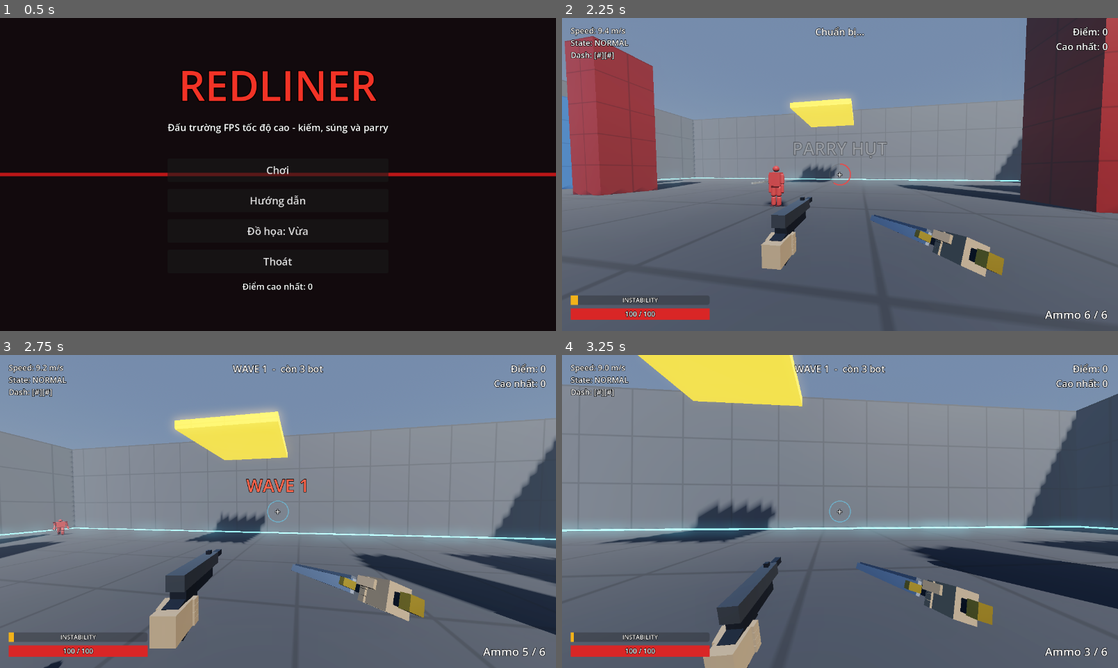
Above: before the commit, frames 1-4 (two rows, left to right).
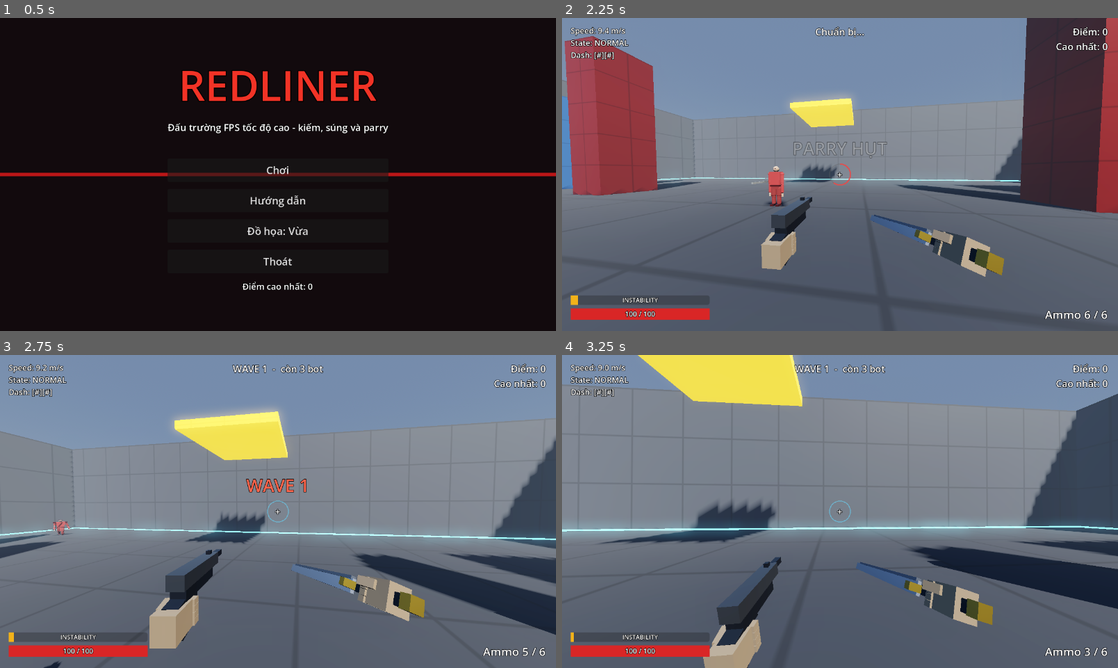
Above: after the commit, the same moments.

Repository: halo07-pixel/redliner
Game: Godot game, scene res://scenes/menu.tscn
The game is run twice, just before and just after one commit, with the same random seed, the same clock (stepped at 60 frames per second) and the same inputs.
Inputs (mouse positions are in pixels of both pictures, inside the frame that each line leads up to):
- Up to frame 1 (0.5 s): no input
- Up to frame 2 (2.25 s): click "Chơi" at 0.5 s; move the mouse to (867, 174) at 1.27 s; hold Right mouse button (grapple) 1.28-2.03 s; hold W (move_forward) from 1.28 s (still down); click (867, 174) at 1.42 s; tap Space (jump) at 1.52 s; tap F (parry) at 1.55, 2.1 s; move the mouse to (812, 174) at 2.02 s
- Up to frame 3 (2.75 s): keep holding W (move_forward); tap Space (jump) at 2.27 s; tap E (shoot) at 2.3 s
- Up to frame 4 (3.25 s): keep holding W (move_forward); move the mouse to (851, 505) at 2.77 s; hold E (shoot) from 2.78 s (still down); tap Ctrl (slide) at 3.05 s

Frame 1 is identical in both runs. In frame 2, 0.1% of the frame differs, in the area x 37-40%, y 47-61%; in frame 3, less than 0.1%; in frame 4, nothing differs.

Commit message:
feat(character): làm đẹp nhân vật bằng code, hoạt ảnh có quán tính (M7.5)
Hình nhân chi tiết hơn (cổ, bàn tay, bàn chân, khớp tròn) + chi tiết riêng cho ba loại bot;
khớp đi qua lò xo; chu kỳ chạy nhún hông/xoay thân/lật chân; đứng yên thở và đổi trọng tâm;
chém có hạ người và lao tới; bị đánh khuỵu gối; ngã nảy nhẹ. Cập nhật test và HANDOFF.

Co-Authored-By: Claude Sonnet 5.5 <noreply@anthropic.com>
Claude-Session: https://claude.ai/code/session_011ynLRm6gcKnw9wzzKe29Zc

Diff:
--- a/scripts/global.gd
+++ b/scripts/global.gd
@@ -91,11 +91,13 @@
 ## Hình dáng khung xương theo loại (M7.1). shoulder/bulk = hệ số rộng vai / dày thân;
 ## armor 0=không, 1=vai nhỏ, 2=vai lớn+ngực; weapon: "none"/"sword"/"gun"; glow = vạch sáng (emissive).
 const RIG: Dictionary = {
-	"dummy": {"shoulder": 1.0, "bulk": 1.0, "armor": 0, "weapon": "none", "glow": false},
-	"swordsman": {"shoulder": 1.25, "bulk": 1.1, "armor": 1, "weapon": "sword", "glow": false},
-	"gunner": {"shoulder": 0.85, "bulk": 0.8, "armor": 0, "weapon": "gun", "glow": false},
-	"elite": {"shoulder": 1.4, "bulk": 1.3, "armor": 2, "weapon": "sword", "glow": true},
-}
+	"dummy": {"shoulder": 1.0, "bulk": 1.0, "armor": 0, "weapon": "none", "glow": false, "style": "none"},
+	"swordsman": {"shoulder": 1.25, "bulk": 1.1, "armor": 1, "weapon": "sword", "glow": false, "style": "ronin"},
+	"gunner": {"shoulder": 0.85, "bulk": 0.8, "armor": 0, "weapon": "gun", "glow": false, "style": "ranger"},
+	"elite": {"shoulder": 1.4, "bulk": 1.3, "armor": 2, "weapon": "sword", "glow": true, "style": "guard"},
+}
+## Màu da dùng chung cho đầu, cổ, bàn tay (thân/quần áo lấy màu theo loại bot).
+const SKIN_COLOR: Color = Color(0.84, 0.68, 0.57)
 
 ## Hoạt ảnh thân (M7.2). Góc tính bằng độ; +x của khớp = vung về phía trước (-Z).
 const ANIM: Dictionary = {
@@ -106,7 +108,15 @@
 	"arm_swing": 40.0,
 	"lean_per_speed": 0.8,   # độ nghiêng thân mỗi m/s
 	"lean_max": 12.0,
-	"blend": 10.0,           # tốc độ pha trộn tư thế (lớn = nhanh)
+	# Lò xo cho mỗi khớp: k = độ cứng, c = giảm chấn (c = 2*sqrt(k)*zeta; zeta < 1 thì có nảy nhẹ).
+	"joint_k": 260.0,
+	"joint_c": 25.0,
+	"hip_bob": 0.035,        # hông nhún lên xuống theo bước chạy (m)
+	"hip_twist": 7.0,        # hông xoay theo bước (độ)
+	"spine_twist": 11.0,     # thân xoay ngược hông (độ)
+	"lunge": 0.14,           # lao tới khi chém (m, chỉ hiển thị)
+	"anticip_drop": 0.09,    # hạ người trước khi chém (m)
+	"idle_look": 12.0,       # góc quay đầu nhìn quanh khi đứng yên (độ)
 	"dash_time": 0.3,        # thời gian giữ tư thế dash
 	"slide_drop": 0.38,      # hạ hông khi trượt (m)
 	# Hoạt ảnh chiến đấu chồng lên di chuyển (M7.3). Thời lượng tính bằng giây.
--- a/scripts/mannequin.gd
+++ b/scripts/mannequin.gd
@@ -10,6 +10,7 @@
 const JOINT_NAMES: Array = [
 	"hips", "spine", "head", "shoulder_l", "elbow_l", "shoulder_r", "elbow_r",
 	"hip_l", "knee_l", "hip_r", "knee_r", "hand_r",
+	"hand_l", "ankle_l", "ankle_r",
 ]
 
 @export var color: Color = Color(0.85, 0.85, 0.9)
@@ -27,47 +28,65 @@
 	var rig: Dictionary = Global.RIG.get(kind, Global.RIG["dummy"])
 	var sw: float = rig["shoulder"]
 	var bulk: float = rig["bulk"]
-
-	var body := _mat(color, 0.3, 0.6)
-	var dark := _mat(color.darkened(0.45), 0.7, 0.4)
+	var style: String = rig.get("style", "none")
+
+	var cloth := _mat(color, 0.05, 0.85)                       # áo
+	var pants := _mat(color.darkened(0.3), 0.05, 0.85)         # quần
+	var dark := _mat(color.darkened(0.5), 0.7, 0.4)            # giáp, đai, bốt
+	var skin := _mat(Global.SKIN_COLOR, 0.0, 0.8)              # da
 
 	var hips := _joint("hips", self, Vector3(0.0, 0.92, 0.0))
 	var spine := _joint("spine", hips, Vector3.ZERO)
-	_mesh(spine, _box(Vector3(0.5 * sw, 0.62, 0.28 * bulk)), Vector3(0.0, 0.3, 0.0), body)
-	_mesh(hips, _box(Vector3(0.36 * sw, 0.2, 0.24 * bulk)), Vector3(0.0, 0.0, 0.0), dark)
+	# Thân: ngực (child đầu tiên của spine), bụng, đai, cổ.
+	_mesh(spine, _box(Vector3(0.5 * sw, 0.36, 0.28 * bulk)), Vector3(0.0, 0.44, 0.0), cloth)
+	_mesh(spine, _box(Vector3(0.4 * sw, 0.28, 0.24 * bulk)), Vector3(0.0, 0.14, 0.0), cloth)
+	_mesh(spine, _box(Vector3(0.43 * sw, 0.07, 0.27 * bulk)), Vector3(0.0, 0.0, 0.0), dark)
+	_mesh(spine, _box(Vector3(0.1, 0.12, 0.1)), Vector3(0.0, 0.61, 0.0), skin)
+	_mesh(hips, _box(Vector3(0.34 * sw, 0.18, 0.24 * bulk)), Vector3(0.0, -0.06, 0.0), pants)
+
 	var head := _joint("head", spine, Vector3(0.0, 0.62, 0.0))
 	var hm := SphereMesh.new()
-	hm.radius = 0.14
-	hm.height = 0.28
-	_mesh(head, hm, Vector3(0.0, 0.14, 0.0), body)
+	hm.radius = 0.13
+	hm.height = 0.26
+	_mesh(head, hm, Vector3(0.0, 0.13, 0.0), skin)
+	for ex in [-1.0, 1.0]:
+		_mesh(head, _box(Vector3(0.03, 0.02, 0.01)), Vector3(0.05 * ex, 0.15, -0.125), dark)   # mắt
 
 	for side in [-1, 1]:
 		var tag: String = "l" if side < 0 else "r"
 		var sh := _joint("shoulder_" + tag, spine, Vector3(0.3 * sw * side, 0.52, 0.0))
-		_mesh(sh, _capsule(0.08 * bulk, 0.5), Vector3(0.0, -0.22, 0.0), body)
+		_mesh(sh, _sphere(0.085 * bulk), Vector3.ZERO, cloth)
+		_mesh(sh, _capsule(0.075 * bulk, 0.5), Vector3(0.0, -0.22, 0.0), cloth)
 		var el := _joint("elbow_" + tag, sh, Vector3(0.0, -0.45, 0.0))
-		_mesh(el, _capsule(0.07 * bulk, 0.44), Vector3(0.0, -0.2, 0.0), body)
+		_mesh(el, _sphere(0.065 * bulk), Vector3.ZERO, cloth)
+		_mesh(el, _capsule(0.062 * bulk, 0.44), Vector3(0.0, -0.2, 0.0), cloth)
+		var hnd := _joint("hand_" + tag, el, Vector3(0.0, -0.42, 0.0))
+		_mesh(hnd, _box(Vector3(0.08, 0.09, 0.045)), Vector3(0.0, -0.045, 0.0), skin)   # lòng bàn tay
+		_mesh(hnd, _box(Vector3(0.075, 0.065, 0.04)), Vector3(0.0, -0.115, 0.0), skin)  # các ngón
 		var hp := _joint("hip_" + tag, hips, Vector3(0.13 * side, -0.05, 0.0))
-		_mesh(hp, _capsule(0.12 * bulk, 0.5), Vector3(0.0, -0.22, 0.0), body)
+		_mesh(hp, _capsule(0.115 * bulk, 0.5), Vector3(0.0, -0.22, 0.0), pants)
 		var kn := _joint("knee_" + tag, hp, Vector3(0.0, -0.45, 0.0))
-		_mesh(kn, _capsule(0.1 * bulk, 0.48), Vector3(0.0, -0.22, 0.0), body)
-		_mesh(kn, _box(Vector3(0.16, 0.08, 0.26)), Vector3(0.0, -0.43, -0.04), dark)
+		_mesh(kn, _sphere(0.095 * bulk), Vector3.ZERO, pants)
+		_mesh(kn, _capsule(0.088 * bulk, 0.42), Vector3(0.0, -0.18, 0.0), pants)
+		var ak := _joint("ankle_" + tag, kn, Vector3(0.0, -0.38, 0.0))
+		_mesh(ak, _box(Vector3(0.13, 0.08, 0.27)), Vector3(0.0, 0.0, -0.05), dark)      # bốt
+		_mesh(ak, _box(Vector3(0.12, 0.1, 0.12)), Vector3(0.0, 0.07, 0.02), dark)       # cổ bốt
 		if int(rig["armor"]) >= 1:
 			var pad: float = 0.2 if int(rig["armor"]) == 1 else 0.3
 			_mesh(sh, _box(Vector3(pad, 0.08, pad)), Vector3(0.02 * side, 0.06, 0.0), dark)
 
 	if int(rig["armor"]) >= 2:
 		_mesh(spine, _box(Vector3(0.56 * sw, 0.34, 0.36 * bulk)), Vector3(0.0, 0.38, 0.0), dark)
+	var glow := StandardMaterial3D.new()
+	glow.albedo_color = color
+	glow.emission_enabled = true
+	glow.emission = color.lightened(0.3)
+	glow.emission_energy_multiplier = 2.5
+	_style_details(style, spine, head, hips, joints, sw, bulk, cloth, dark, glow)
 	if rig["glow"]:
-		var glow := StandardMaterial3D.new()
-		glow.albedo_color = color
-		glow.emission_enabled = true
-		glow.emission = color.lightened(0.3)
-		glow.emission_energy_multiplier = 2.5
-		_mesh(spine, _box(Vector3(0.1, 0.5, 0.02)), Vector3(0.0, 0.3, -0.16 * bulk), glow)
-		_mesh(head, _box(Vector3(0.2, 0.04, 0.02)), Vector3(0.0, 0.16, -0.13), glow)
-
-	var hand := _joint("hand_r", joints["elbow_r"], Vector3(0.0, -0.42, 0.0))
+		_mesh(spine, _box(Vector3(0.1, 0.5, 0.02)), Vector3(0.0, 0.3, -0.19 * bulk), glow)
+
+	var hand: Node3D = joints["hand_r"]
 	match String(rig["weapon"]):
 		"sword":
 			weapon = _node3d("weapon", hand)
@@ -82,6 +101,47 @@
 	animator.setup(self)
 
 
+## Chi tiết riêng theo loại (hình bóng nhận ra từ xa): ronin = kiếm sĩ, ranger = xạ thủ, guard = tinh nhuệ.
+func _style_details(style: String, spine: Node3D, head: Node3D, hips: Node3D, js: Dictionary, sw: float, bulk: float, cloth: Material, dark: Material, glow: Material) -> void:
+	match style:
+		"ronin":
+			_mesh(head, _box(Vector3(0.29, 0.035, 0.29)), Vector3(0.0, 0.19, 0.0), dark)                  # băng đầu
+			_mesh(head, _box(Vector3(0.04, 0.16, 0.03)), Vector3(0.0, 0.1, 0.15), dark)                    # đuôi băng
+			var sash := _box(Vector3(0.1, 0.55, 0.03))
+			var sm := MeshInstance3D.new()
+			sm.mesh = sash
+			sm.material_override = dark
+			sm.position = Vector3(0.0, 0.34, -0.15 * bulk)
+			sm.rotation_degrees = Vector3(0.0, 0.0, 28.0)
+			spine.add_child(sm)                                                                             # dây đeo chéo ngực
+			_mesh(hips, _box(Vector3(0.1, 0.4, 0.04)), Vector3(0.0, -0.25, -0.13 * bulk), cloth)           # tà áo trước
+		"ranger":
+			var hood := SphereMesh.new()
+			hood.radius = 0.15
+			hood.height = 0.3
+			_mesh(head, hood, Vector3(0.0, 0.15, 0.035), dark)                                              # mũ trùm
+			_mesh(head, _box(Vector3(0.2, 0.05, 0.03)), Vector3(0.0, 0.15, -0.128), glow)                  # kính
+			var band := MeshInstance3D.new()
+			band.mesh = _box(Vector3(0.09, 0.52, 0.03))
+			band.material_override = dark
+			band.position = Vector3(0.0, 0.33, -0.15 * bulk)
+			band.rotation_degrees = Vector3(0.0, 0.0, -30.0)
+			spine.add_child(band)                                                                           # dây đạn chéo ngực
+			for ox in [-1.0, 1.0]:
+				_mesh(hips, _box(Vector3(0.1, 0.11, 0.08)), Vector3(0.22 * sw * ox, -0.07, -0.1 * bulk), dark)  # túi đạn
+		"guard":
+			var helm := SphereMesh.new()
+			helm.radius = 0.155
+			helm.height = 0.31
+			_mesh(head, helm, Vector3(0.0, 0.15, 0.0), dark)                                                # mũ giáp
+			_mesh(head, _box(Vector3(0.18, 0.03, 0.02)), Vector3(0.0, 0.15, -0.15), glow)                  # khe nhìn phát sáng
+			_mesh(head, _box(Vector3(0.04, 0.1, 0.22)), Vector3(0.0, 0.3, 0.0), dark)                      # mào mũ
+			for side in [-1, 1]:
+				var tag: String = "l" if side < 0 else "r"
+				_mesh(js["knee_" + tag], _box(Vector3(0.14, 0.2, 0.14)), Vector3(0.0, -0.2, -0.03), dark)  # giáp ống chân
+				_mesh(js["elbow_" + tag], _box(Vector3(0.11, 0.2, 0.11)), Vector3(0.0, -0.2, 0.0), dark)   # giáp cẳng tay
+
+
 ## Chủ nhân gọi mỗi frame vật lý để chạy hoạt ảnh thân (xem rig_animator.gd).
 func animate(delta: float, speed: float, grounded: bool, vel_y: float, state_name: String = "", side: float = 1.0) -> void:
 	animator.update(delta, speed, grounded, vel_y, state_name, side)
@@ -142,6 +202,13 @@
 	return m
 
 
+func _sphere(radius: float) -> SphereMesh:
+	var m := SphereMesh.new()
+	m.radius = radius
+	m.height = radius * 2.0
+	return m
+
+
 func _capsule(radius: float, height: float) -> CapsuleMesh:
 	var m := CapsuleMesh.new()
 	m.radius = radius
--- a/scripts/rig_animator.gd
+++ b/scripts/rig_animator.gd
@@ -10,6 +10,12 @@
 var phase: float = 0.0
 var _t: float = 0.0
 var _hips_base_y: float = 0.0
+var _rot: Dictionary = {}    # khớp -> góc hiện tại (độ), do lò xo điều khiển
+var _vel: Dictionary = {}
+var _hy: float = 0.0         # độ lệch hông theo Y, Z (m) và vận tốc lò xo
+var _hyv: float = 0.0
+var _hz: float = 0.0
+var _hzv: float = 0.0
 # Overlay chiến đấu: {name, t, dur, data, prio, hold}. Chỉ điều khiển một số khớp, còn lại giữ hoạt ảnh nền.
 var overlay: Dictionary = {}
 
@@ -19,6 +25,9 @@
 func setup(p_mannequin: Node3D) -> void:
 	mannequin = p_mannequin
 	_hips_base_y = mannequin.get_joint("hips").position.y
+	for jn in mannequin.JOINT_NAMES:
+		_rot[jn] = mannequin.get_joint(jn).rotation_degrees
+		_vel[jn] = Vector3.ZERO
 
 
 ## Chọn trạng thái hoạt ảnh. state_name: "" (bình thường) | "slide" | "dash" | "wallrun" | "grapple".
@@ -40,20 +49,31 @@
 	var lean: float = -minf(speed * float(A["lean_per_speed"]), float(A["lean_max"]))
 	match st:
 		"idle":
-			pose["spine"] = Vector3(sin(t * 1.6) * 1.2, 0.0, 0.0)
-			pose["shoulder_l"] = Vector3(0.0, 0.0, -4.0)
-			pose["shoulder_r"] = Vector3(0.0, 0.0, 4.0)
+			var look: float = float(A["idle_look"]) * sin(t * 0.37) * maxf(0.0, sin(t * 0.9)) # thỉnh thoảng quay đầu nhìn quanh
+			pose["spine"] = Vector3(sin(t * 1.6) * 1.2, 0.0, 0.0)                         # thở
+			pose["hips"] = Vector3(0.0, 0.0, sin(t * 0.6) * 2.2)                           # đổi trọng tâm
+			pose["hip_l"] = Vector3(sin(t * 0.6) * 2.5, 0.0, 0.0)
+			pose["hip_r"] = Vector3(-sin(t * 0.6) * 2.5, 0.0, 0.0)
+			pose["head"] = Vector3(0.0, look, 0.0)
+			pose["shoulder_l"] = Vector3(0.0, 0.0, -4.0 + sin(t * 1.6) * 0.8)
+			pose["shoulder_r"] = Vector3(0.0, 0.0, 4.0 - sin(t * 1.6) * 0.8)
 		"run", "wallrun":
 			var k: float = 1.0 if st == "run" else 1.15
 			var ls: float = float(A["leg_swing"]) * k
-			pose["spine"] = Vector3(lean, 0.0, side * 14.0 if st == "wallrun" else 0.0)
+			var hip_y: float = -float(A["hip_twist"]) * swing                             # hông xoay: chân trái tiến -> hông trái tiến
+			var sp_y: float = float(A["spine_twist"]) * swing                              # vai xoay ngược hông
+			pose["hips"] = Vector3(0.0, hip_y, 0.0)
+			pose["spine"] = Vector3(lean, sp_y, side * 14.0 if st == "wallrun" else 0.0)
+			pose["hips_y"] = Vector3(-float(A["hip_bob"]) * (0.5 + 0.5 * cos(2.0 * p_phase)), 0.0, 0.0)  # nhún theo từng bước
 			pose["hip_l"] = Vector3(ls * swing, 0.0, 0.0)
 			pose["hip_r"] = Vector3(-ls * swing, 0.0, 0.0)
 			pose["knee_l"] = Vector3(-float(A["knee_bend"]) * (0.5 - 0.5 * cos(p_phase + 1.0)) * k, 0.0, 0.0)
 			pose["knee_r"] = Vector3(-float(A["knee_bend"]) * (0.5 - 0.5 * cos(p_phase + 1.0 + PI)) * k, 0.0, 0.0)
+			pose["ankle_l"] = Vector3(15.0 * maxf(0.0, swing) - 20.0 * maxf(0.0, -swing), 0.0, 0.0)   # gót chạm rồi đẩy mũi chân
+			pose["ankle_r"] = Vector3(15.0 * maxf(0.0, -swing) - 20.0 * maxf(0.0, swing), 0.0, 0.0)
 			pose["shoulder_l"] = Vector3(-float(A["arm_swing"]) * swing, 0.0, -5.0)
-			pose["elbow_l"] = Vector3(40.0, 0.0, 0.0)
-			pose["head"] = Vector3(-lean * 0.5, 0.0, 0.0)
+			pose["elbow_l"] = Vector3(45.0 + 15.0 * sin(p_phase + 0.6), 0.0, 0.0)
+			pose["head"] = Vector3(-lean * 0.5, -(sp_y + hip_y), 0.0)                       # đầu giữ hướng nhìn
 			if st == "wallrun":
 				pose["shoulder_" + ("r" if side > 0.0 else "l")] = Vector3(-30.0, 0.0, side * 70.0)
 		"air":
@@ -158,16 +178,30 @@
 				o["shoulder_r"] = Vector3(lerpf(-15.0, 150.0, k), 0.0, 0.0)
 				o["elbow_r"] = Vector3(lerpf(60.0, 80.0, k), 0.0, 0.0)
 				o["spine"] = Vector3(lerpf(0.0, 8.0, k), lerpf(0.0, 28.0, k), 0.0)
+				o["+hips_y"] = Vector3(-float(Global.ANIM["anticip_drop"]) * k, 0.0, 0.0)           # hạ người dồn lực
+				o["+hip_l"] = Vector3(22.0 * k, 0.0, 0.0)
+				o["+knee_l"] = Vector3(-30.0 * k, 0.0, 0.0)
+				o["+knee_r"] = Vector3(-22.0 * k, 0.0, 0.0)
 			elif t < wu + ac: # chém xuống/ngang qua người
 				var k2: float = _ease((t - wu) / maxf(ac, 0.001))
 				o["shoulder_r"] = Vector3(lerpf(150.0, -20.0, k2), 0.0, 0.0)
 				o["elbow_r"] = Vector3(lerpf(80.0, 20.0, k2), 0.0, 0.0)
 				o["spine"] = Vector3(lerpf(8.0, -20.0, k2), lerpf(28.0, -38.0, k2), 0.0)
+				o["+hips_y"] = Vector3(lerpf(-float(Global.ANIM["anticip_drop"]), -0.05, k2), 0.0, 0.0)
+				o["hips_z"] = Vector3(-float(Global.ANIM["lunge"]) * k2, 0.0, 0.0)                  # lao tới khi chém
+				o["+hip_l"] = Vector3(lerpf(22.0, 45.0, k2), 0.0, 0.0)
+				o["+knee_l"] = Vector3(lerpf(-30.0, -20.0, k2), 0.0, 0.0)
+				o["+knee_r"] = Vector3(lerpf(-22.0, -10.0, k2), 0.0, 0.0)
 			else:           # thu về
 				var k3: float = _ease((t - wu - ac) / maxf(rc, 0.001))
 				o["shoulder_r"] = Vector3(lerpf(-20.0, -15.0, k3), 0.0, 0.0)
 				o["elbow_r"] = Vector3(lerpf(20.0, 60.0, k3), 0.0, 0.0)
 				o["spine"] = Vector3(lerpf(-20.0, 0.0, k3), lerpf(-38.0, 0.0, k3), 0.0)
+				o["+hips_y"] = Vector3(lerpf(-0.05, 0.0, k3), 0.0, 0.0)
+				o["hips_z"] = Vector3(-float(Global.ANIM["lunge"]) * (1.0 - k3), 0.0, 0.0)
+				o["+hip_l"] = Vector3(lerpf(45.0, 0.0, k3), 0.0, 0.0)
+				o["+knee_l"] = Vector3(lerpf(-20.0, 0.0, k3), 0.0, 0.0)
+				o["+knee_r"] = Vector3(lerpf(-10.0, 0.0, k3), 0.0, 0.0)
 		"shoot":
 			var kick: float = (1.0 - p) * (1.0 - p)
 			o["shoulder_r"] = Vector3(-70.0 + 16.0 * kick, 0.0, 0.0)
@@ -188,16 +222,22 @@
 			o["spine"] = Vector3(22.0 * env * signf(d.z if absf(d.z) > 0.01 else 1.0), 0.0, -14.0 * env * clampf(d.x, -1.0, 1.0))
 			o["head"] = Vector3(14.0 * env, 0.0, 0.0)
 			o["shoulder_l"] = Vector3(-25.0 * env, 0.0, -20.0 * env)
+			o["+knee_l"] = Vector3(-18.0 * env, 0.0, 0.0)                                         # khuỵu gối
+			o["+knee_r"] = Vector3(-12.0 * env, 0.0, 0.0)
+			o["+hips_y"] = Vector3(-0.06 * env, 0.0, 0.0)
 		"stagger":  # choáng: cúi đầu, tay buông, lắc nhẹ
 			o["spine"] = Vector3(-24.0, 0.0, sin(t * 9.0) * 5.0)
 			o["head"] = Vector3(-28.0, 0.0, sin(t * 7.0) * 6.0)
 			o["shoulder_l"] = Vector3(8.0, 0.0, -6.0)
 			o["shoulder_r"] = Vector3(8.0, 0.0, 6.0)
 			o["elbow_r"] = Vector3(10.0, 0.0, 0.0)
+			o["+hips_y"] = Vector3(-0.05, 0.0, 0.0)
+			o["+knee_l"] = Vector3(-16.0 + sin(t * 8.0) * 5.0, 0.0, 0.0)
+			o["+knee_r"] = Vector3(-16.0 - sin(t * 8.0) * 5.0, 0.0, 0.0)
 		"die":      # ngã ngửa ra sau, hông hạ xuống đất
 			var k4: float = _ease(p)
 			o["hips"] = Vector3(88.0 * k4, 0.0, 0.0)
-			o["hips_y"] = Vector3(-0.72 * k4, 0.0, 0.0)
+			o["hips_y"] = Vector3(-0.72 * k4 + 0.035 * sin(PI * clampf((p - 0.8) / 0.2, 0.0, 1.0)), 0.0, 0.0) # nảy nhẹ khi chạm đất
 			o["spine"] = Vector3(-8.0 * k4, 0.0, 0.0)
 			o["head"] = Vector3(-10.0 * k4, 0.0, 0.0)
 			o["shoulder_l"] = Vector3(20.0 * k4, 0.0, -50.0 * k4)
@@ -224,13 +264,34 @@
 			var w: float = overlay_weight()
 			var op: Dictionary = overlay_pose(overlay["name"], overlay["t"], overlay["dur"], overlay["data"])
 			for key in op:
-				var base: Vector3 = pose.get(key, Vector3.ZERO)
-				pose[key] = base.lerp(op[key], w)
-	var f: float = 1.0 - exp(-float(Global.ANIM["blend"]) * delta)
+				var kk: String = key
+				if kk.begins_with("+"): # cộng thêm lên hoạt ảnh nền (vd. hạ người khi chém nhưng chân vẫn chạy)
+					kk = kk.substr(1)
+					pose[kk] = pose.get(kk, Vector3.ZERO) + (op[key] as Vector3) * w
+				else:
+					pose[kk] = (pose.get(kk, Vector3.ZERO) as Vector3).lerp(op[key], w)
+	# Lò xo cho từng khớp: chuyển tư thế có quán tính, đuổi theo tư thế đích và nảy nhẹ khi dừng.
+	var k: float = float(Global.ANIM["joint_k"])
+	var c: float = float(Global.ANIM["joint_c"])
+	var n: int = maxi(1, ceili(delta / (1.0 / 120.0)))
+	var h: float = delta / float(n)
 	for jn in mannequin.JOINT_NAMES:
-		var j: Node3D = mannequin.get_joint(jn)
 		var tgt: Vector3 = pose.get(jn, Vector3.ZERO)
-		j.rotation_degrees = j.rotation_degrees.lerp(tgt, f)
+		var x: Vector3 = _rot[jn]
+		var v: Vector3 = _vel[jn]
+		for i in n:
+			v += ((tgt - x) * k - v * c) * h
+			x += v * h
+		_rot[jn] = x
+		_vel[jn] = v
+		mannequin.get_joint(jn).rotation_degrees = x
+	var ty: float = (pose["hips_y"] as Vector3).x if pose.has("hips_y") else 0.0
+	var tz: float = (pose["hips_z"] as Vector3).x if pose.has("hips_z") else 0.0
+	for i in n:
+		_hyv += ((ty - _hy) * k - _hyv * c) * h
+		_hy += _hyv * h
+		_hzv += ((tz - _hz) * k - _hzv * c) * h
+		_hz += _hzv * h
 	var hips: Node3D = mannequin.get_joint("hips")
-	var dy: float = (pose["hips_y"] as Vector3).x if pose.has("hips_y") else 0.0
-	hips.position.y = lerpf(hips.position.y, _hips_base_y + dy, f)
+	hips.position.y = _hips_base_y + _hy
+	hips.position.z = _hz
--- a/tools/tests/test_animation.gd
+++ b/tools/tests/test_animation.gd
@@ -89,6 +89,52 @@
 		m3.animate(1.0 / 60.0, 0.0, true, 0.0)
 	_check(m3.get_joint("hips").position.y > 0.9, "về idle: hông trở lại độ cao đứng")
 
+	# --- M7.5: chu kỳ chạy chi tiết, đứng yên có sức sống, lò xo ổn định
+	var run_p: Dictionary = an.target_pose("run", PI * 0.5, 7.0, 0.0, 1.0, 0.0)
+	var run_q: Dictionary = an.target_pose("run", PI * 0.5 + PI * 0.5, 7.0, 0.0, 1.0, 0.0)
+	_check(run_p["hips"].y * run_p["spine"].y < 0.0, "chạy: thân xoay ngược chiều hông")
+	_check(absf(run_p["head"].y + run_p["spine"].y + run_p["hips"].y) < 0.01, "chạy: đầu giữ thẳng hướng nhìn (bù xoay thân)")
+	var bob_lo: float = 0.0
+	var bob_hi: float = -1.0
+	for i in 64:
+		var bp: Dictionary = an.target_pose("run", TAU * i / 64.0, 7.0, 0.0, 1.0, 0.0)
+		bob_lo = minf(bob_lo, bp["hips_y"].x)
+		bob_hi = maxf(bob_hi, bp["hips_y"].x)
+	_check(bob_hi - bob_lo > 0.02 and bob_hi <= 0.0, "chạy: hông nhún %.3f m theo bước" % (bob_hi - bob_lo))
+	_check(run_p["ankle_l"].x * run_p["ankle_r"].x <= 0.0, "chạy: hai bàn chân lật ngược pha")
+	var sw_a: float = an.target_pose("run", 0.5 * PI, 7.0, 0.0, 1.0, 0.0)["hips_y"].x
+	var sw_b: float = an.target_pose("run", 1.0 * PI, 7.0, 0.0, 1.0, 0.0)["hips_y"].x
+	_check(absf(sw_a - sw_b) > 0.005, "chạy: hông nhún lên xuống giữa hai pha")
+	var idle_a: Dictionary = an.target_pose("idle", 0.0, 0.0, 0.0, 1.0, 1.0)
+	var idle_b: Dictionary = an.target_pose("idle", 0.0, 0.0, 0.0, 1.0, 5.0)
+	_check(idle_a["spine"] != idle_b["spine"] and idle_a["hips"] != idle_b["hips"], "đứng yên: thở và đổi trọng tâm theo thời gian")
+	var looked: bool = false
+	for i in 200:
+		var ip: Dictionary = an.target_pose("idle", 0.0, 0.0, 0.0, 1.0, i * 0.1)
+		if absf(ip["head"].y) > 5.0:
+			looked = true
+	_check(looked, "đứng yên: thỉnh thoảng quay đầu nhìn quanh")
+	var spr: Node3D = _make("swordsman")
+	await process_frame
+	spr.animate(0.5, 7.0, true, 0.0, "slide") # frame rất chậm: lò xo vẫn ổn định
+	var finite: bool = true
+	for jn in spr.JOINT_NAMES:
+		var r: Vector3 = spr.get_joint(jn).rotation_degrees
+		if not (is_finite(r.x) and is_finite(r.y) and is_finite(r.z)) or r.length() > 400.0:
+			finite = false
+	_check(finite, "frame chậm 0.5s: lò xo khớp không nổ")
+	var overshoot: bool = false
+	var sp2: Node3D = _make("swordsman")
+	await process_frame
+	var prev: float = 0.0
+	for i in 90:
+		sp2.animate(1.0 / 60.0, 8.0, true, 0.0, "slide")
+		var v: float = sp2.get_joint("knee_r").rotation_degrees.x
+		if v < -95.0 - 0.2:
+			overshoot = true
+		prev = v
+	_check(absf(prev - (-95.0)) < 2.0, "tư thế trượt: khớp hội tụ về tư thế đích (%.1f)" % prev)
+
 	# Bot
 	var b = load("res://scripts/bot.gd").new()
 	b.setup("swordsman", 1)
--- a/tools/tests/test_combat_animation.gd
+++ b/tools/tests/test_combat_animation.gd
@@ -74,12 +74,31 @@
 	var m2: Node3D = _make("swordsman")
 	await process_frame
 	m2.play("swing", 0.72, d)
-	for i in 30:
+	var lo: float = 1e9
+	var hi: float = -1e9
+	var sh_mid: float = -15.0
+	for i in 60:
 		m2.animate(1.0 / 60.0, 7.0, true, 0.0)
-	var hip: Vector3 = m2.get_joint("hip_l").rotation_degrees
-	var hip_r: Vector3 = m2.get_joint("hip_r").rotation_degrees
-	_check(absf(hip.x) > 5.0 and signf(hip.x) != signf(hip_r.x), "đang chém: chân vẫn theo nhịp chạy")
-	_check(absf(m2.get_joint("shoulder_r").rotation_degrees.x - (-15.0)) > 10.0, "đang chém: tay phải do overlay điều khiển")
+		var hr: float = m2.get_joint("hip_r").rotation_degrees.x
+		lo = minf(lo, hr)
+		hi = maxf(hi, hr)
+		if i == 29:
+			sh_mid = m2.get_joint("shoulder_r").rotation_degrees.x
+	_check(hi - lo > 20.0, "đang chém: chân sau vẫn dao động theo nhịp chạy (biên độ %.1f độ)" % (hi - lo))
+	_check(absf(sh_mid - (-15.0)) > 10.0, "đang chém: tay phải do overlay điều khiển")
+
+	# --- Chém có chuẩn bị: hạ người ở windup, lao tới ở active
+	var lg: Node3D = _make("swordsman")
+	await process_frame
+	lg.play("swing", 0.72, d)
+	var min_y: float = 1.0
+	var min_z: float = 0.0
+	for i in 50:
+		lg.animate(1.0 / 60.0, 0.0, true, 0.0)
+		min_y = minf(min_y, lg.get_joint("hips").position.y)
+		min_z = minf(min_z, lg.get_joint("hips").position.z)
+	_check(min_y < 0.92 - 0.06, "chém: hạ người dồn lực (hông xuống %.3f)" % min_y)
+	_check(min_z < -0.05, "chém: lao tới phía trước (%.3f m)" % min_z)
 
 	# --- Hết overlay -> về tư thế nền, không giật
 	var m3: Node3D = _make("swordsman")
--- a/tools/tests/test_mannequin.gd
+++ b/tools/tests/test_mannequin.gd
@@ -88,6 +88,25 @@
 	_check(et.x > gt.x and et.z > gt.z, "thân elite rộng và dày hơn gunner")
 	_check(made["elite"].find_children("*", "MeshInstance3D", true, false).size() > made["swordsman"].find_children("*", "MeshInstance3D", true, false).size(), "elite có thêm giáp/vạch sáng")
 
+	# --- M7.5: khớp và chi tiết mới
+	for kind in made.keys():
+		var mm: Node3D = made[kind]
+		var parts_ok: bool = mm.get_joint("ankle_l").get_parent() == mm.get_joint("knee_l") and mm.get_joint("hand_l").get_parent() == mm.get_joint("elbow_l")
+		_check(parts_ok, "%s: bàn chân gắn gối, bàn tay gắn khuỷu" % kind)
+		_check(mm.get_joint("hand_l").get_child_count() >= 2 and mm.get_joint("ankle_l").get_child_count() >= 2, "%s: có bàn tay và bàn chân bằng khối" % kind)
+	var counts := {}
+	for kind in made.keys():
+		counts[kind] = made[kind].find_children("*", "MeshInstance3D", true, false).size()
+	_check(counts["dummy"] >= 30, "hình nhân có chi tiết (>= 30 khối, hiện %d)" % counts["dummy"])
+	_check(counts["elite"] > counts["gunner"] and counts["gunner"] > counts["dummy"] and counts["swordsman"] > counts["dummy"], "mỗi loại có thêm chi tiết riêng so với bia")
+	var sil := {}
+	for kind in ["swordsman", "gunner", "elite"]:
+		var bb := _bounds(made[kind])
+		sil[kind] = Vector3(bb.size.x, bb.size.y, bb.size.z)
+	var distinct: bool = absf(sil["swordsman"].x - sil["gunner"].x) > 0.05 and absf(sil["elite"].x - sil["swordsman"].x) > 0.05 and absf(sil["elite"].x - sil["gunner"].x) > 0.15
+	_check(distinct, "hình bóng ba loại khác nhau rõ (rộng: kiếm %.2f, xạ thủ %.2f, tinh nhuệ %.2f)" % [sil["swordsman"].x, sil["gunner"].x, sil["elite"].x])
+	_check(made["elite"].find_children("*", "MeshInstance3D", true, false).any(func(n): return (n.material_override as StandardMaterial3D).emission_enabled), "tinh nhuệ có phần phát sáng")
+
 	# Pose
 	made["swordsman"].get_joint("knee_l").rotation_degrees = Vector3(40.0, 0.0, 0.0)
 	made["swordsman"].reset_pose()
Binary file added: docs/screenshots/m7_5_cac_tu_the.png
Binary file added: docs/screenshots/m7_5_nhan_vat_can.png
Binary file added: docs/screenshots/m7_5_tu_the_chien_dau.png
Not shown, changed: docs/HANDOFF.md
